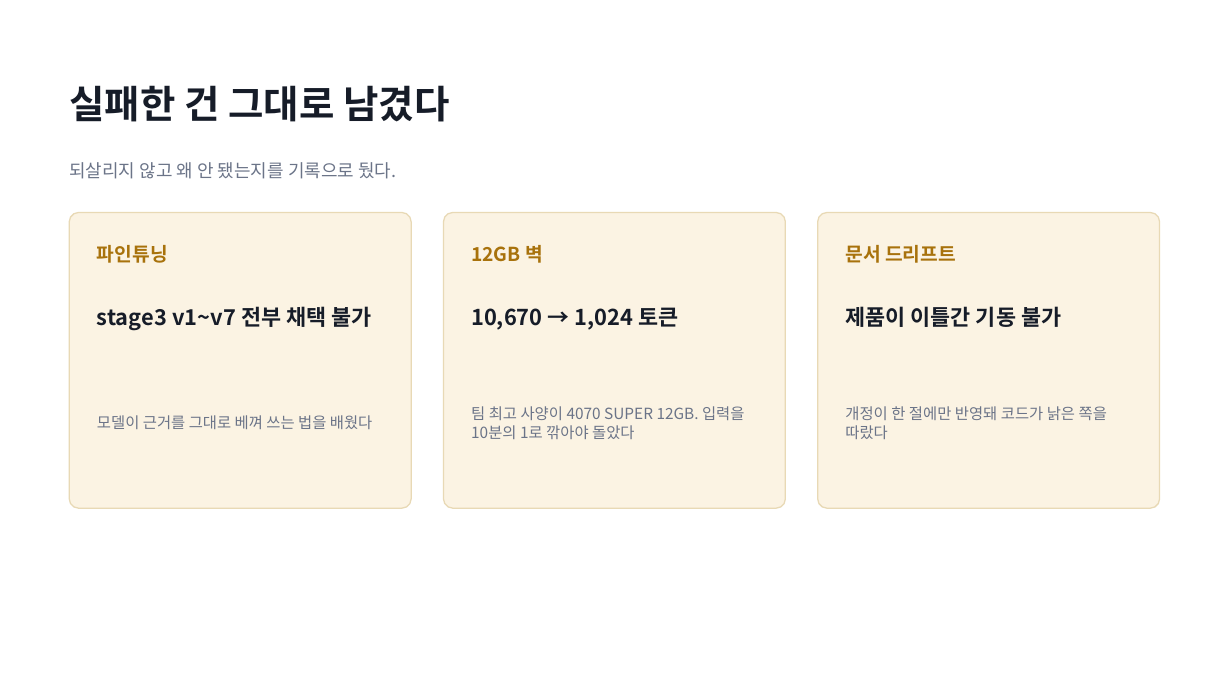
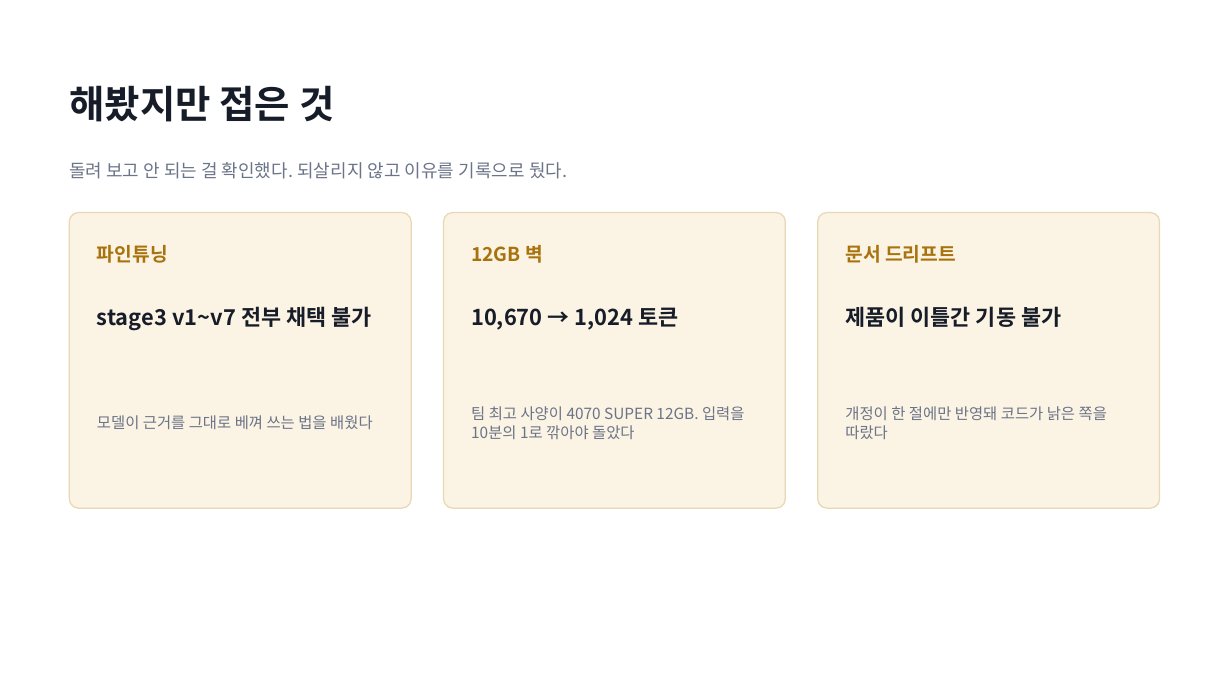
Before and after one commit to roroblack/A-COP, a slide deck: slide 7 of program/산출물양식/[발표] A-COP_진행경과_2026-09-04.pptx (slide 8 before the commit). Drawn at 1232x693 pixels with LibreOffice and Linux fonts; fonts in the diff are those of the drawing. Boxes give left, top, right and bottom in pixels: in the first picture for what was removed or moved away, otherwise in the second. Text is boxed around its words. In the diff, an @@ line names an element or a change of style, - is before the commit and + after.

```diff
--- a/program/산출물양식/[발표] A-COP_진행경과_2026-09-04.pptx
+++ b/program/산출물양식/[발표] A-COP_진행경과_2026-09-04.pptx
@@ text at <box>69,85,334,122</box>: text changed @@
-실패한 건 그대로 남겼다
+해봤지만 접은 것
@@ text at <box>69,162,567,179</box>: text changed @@
-되살리지 않고 왜 안 됐는지를 기록으로 뒀다.
+돌려 보고 안 되는 걸 확인했다. 되살리지 않고 이유를 기록으로 뒀다.
```
Also in this commit, not shown: 3 other slides changed, 2 slides added, 1 slide removed, 4 other files.
